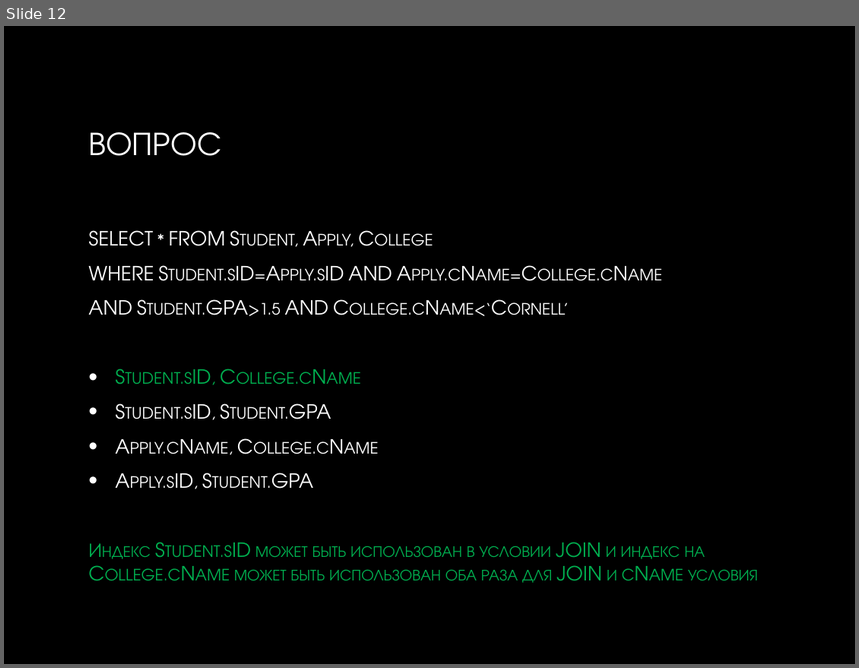
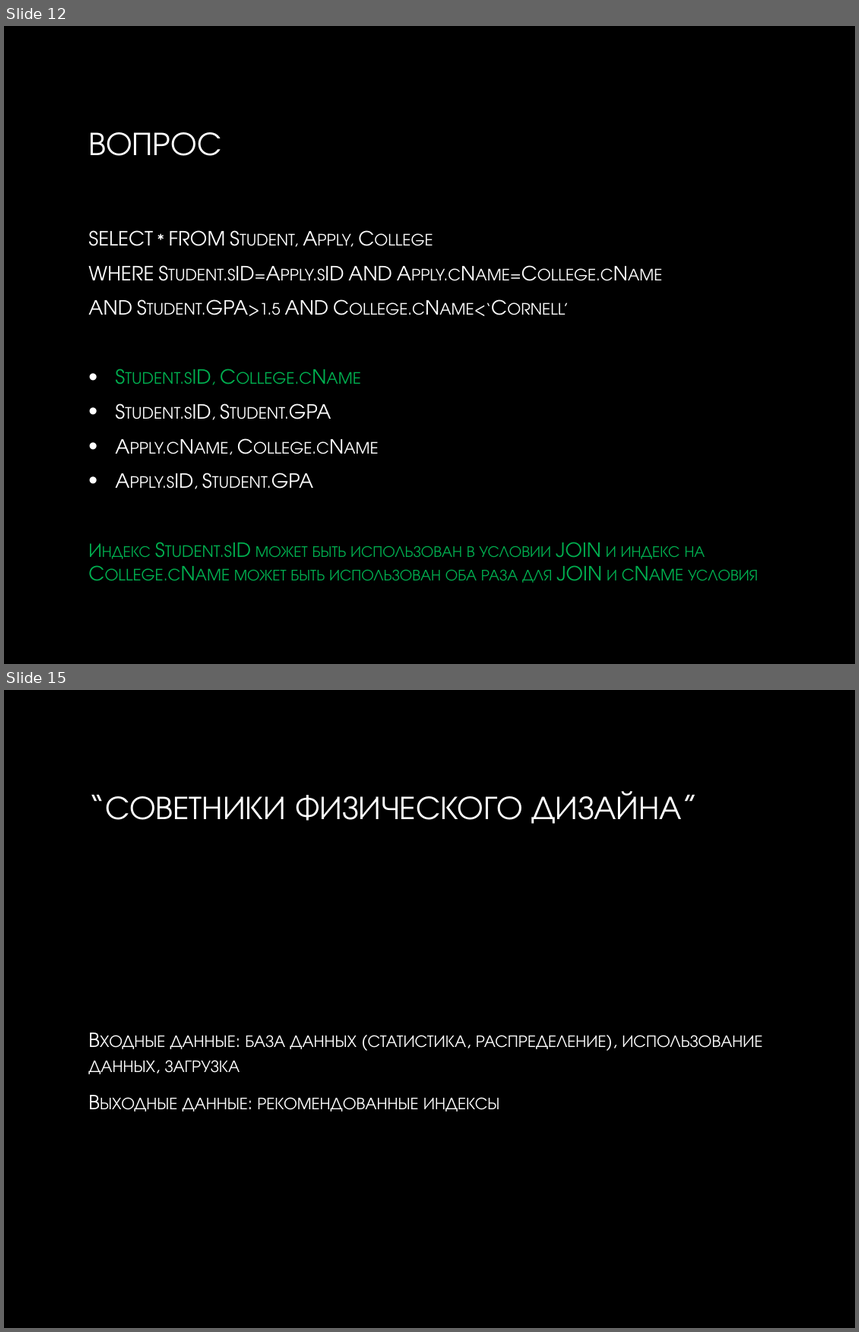
Before and after one commit to smurav/db13-14, a slide deck: sql/lectures/12_indexes.pptx. Shown one above the other, each under a label of ours: slide 12 before the commit, slides 12 and 15 after it; the slides between them are not shown. The pictures are 859x668 and 859x1332 pixels, drawn with LibreOffice and Linux fonts; fonts in the diff are those of the drawing; background and template pictures are left out. Boxes give left, top, right and bottom in pixels: in the first picture for what was removed or moved away, otherwise in the second. Text is boxed around its words. In the diff, an @@ line names an element or a change of style, - is before the commit and + after.

```diff
--- a/sql/lectures/12_indexes.pptx
+++ b/sql/lectures/12_indexes.pptx
@@ slide 15 added at <box>4,690,855,1328</box>, background picture (left out) @@
@@ title added at <box>105,791,699,824</box>, 28 pt, text gradient #FFFFFF to #BFBFBF @@
+“СОВЕТНИКИ ФИЗИЧЕСКОГО ДИЗАЙНА”
@@ text added at <box>88,1035,762,1112</box>, 18 pt, text gradient #FFFFFF to #BFBFBF, small capitals @@
+Входные данные: база данных (статистика, распределение), использование данных, загрузка
+Выходные данные: рекомендованные индексы
```
Also in this commit, not shown: 3 slides changed, 7 other slides added.
